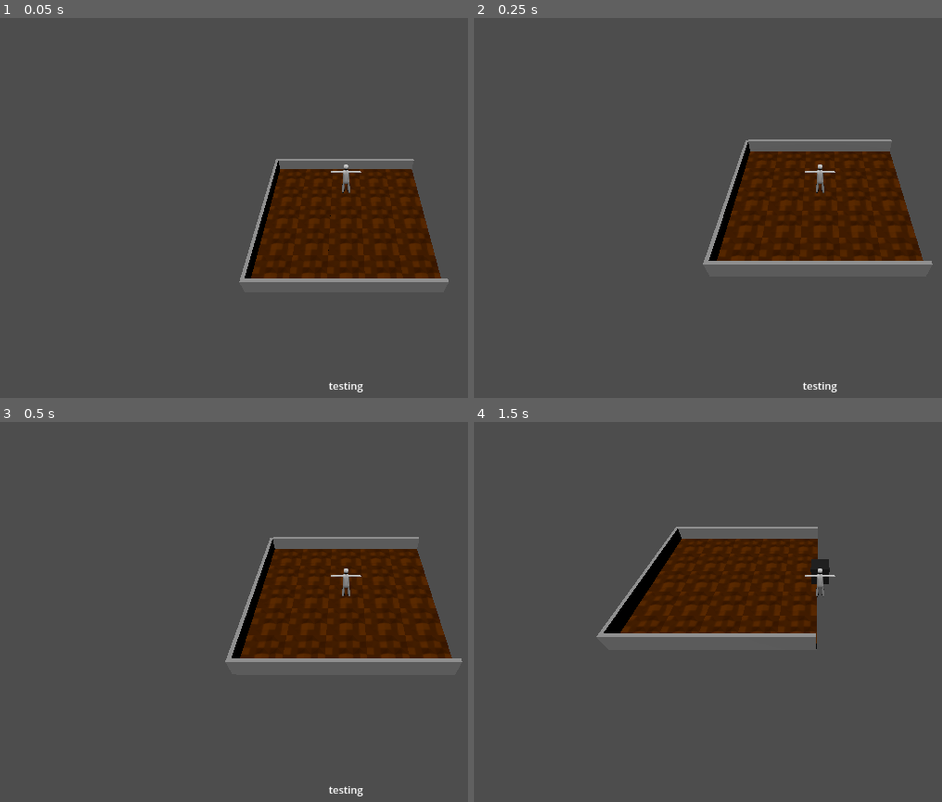
Above: before the commit, frames 1-4 (two rows, left to right).
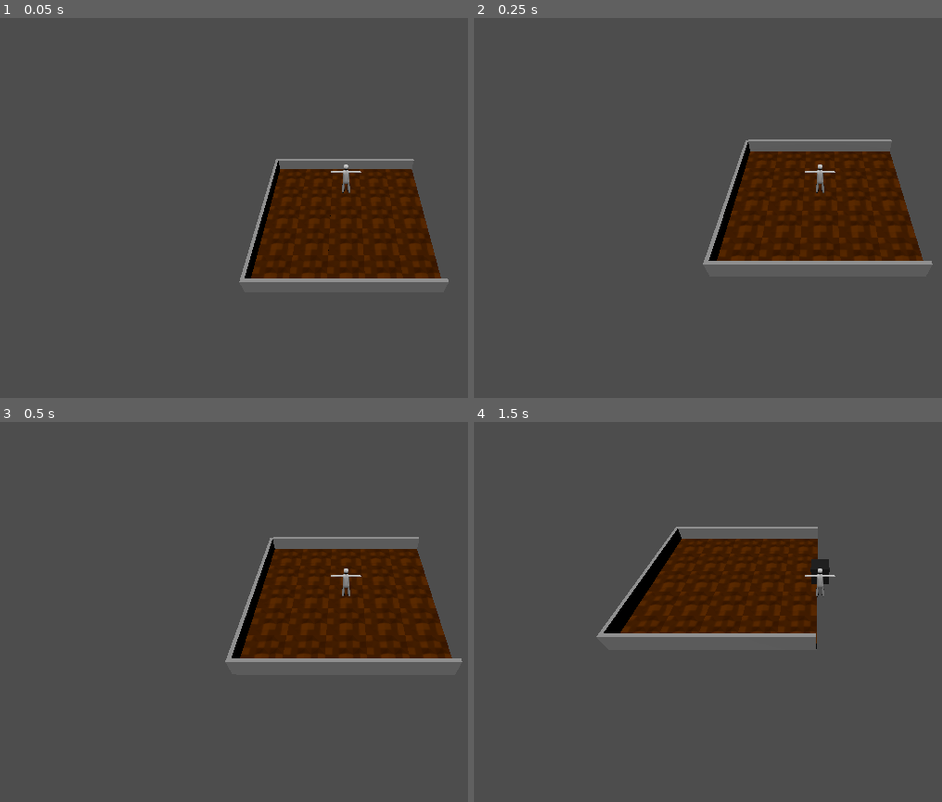
Above: after the commit, the same moments.

Repository: mswieboda/plots-llc
Game: Godot game, scene res://scenes/main.tscn
The game is run twice, just before and just after one commit, with the same random seed, the same clock (stepped at 60 frames per second) and the same inputs.
Inputs:
- Up to frame 1 (0.05 s): no input
- Up to frame 2 (0.25 s): no input
- Up to frame 3 (0.5 s): no input
- Up to frame 4 (1.5 s): hold D (right) 0.53-1.28 s; hold E (action) 0.53-1.28 s; hold S (down) from 1.28 s (still down); tap M (test_module) at 1.35 s

The runs differ from the first frame. In frame 1, less than 0.1% of the frame differs, in the area x 70-78%, y 95-99%; in frame 2, less than 0.1%; in frame 3, less than 0.1%; in frame 4, nothing differs.

Commit message:
room to rooms, removed testing label text

Diff:
--- a/objs/player.tscn
+++ b/objs/player.tscn
@@ -32,7 +32,6 @@
 
 [node name="action_label" type="Label" parent="gui/margin"]
 layout_mode = 2
-text = "testing"
 horizontal_alignment = 1
 
 [node name="carry_module_spawn" type="Node3D" parent="."]
--- a/objs/room.tscn
+++ b/objs/rooms.tscn
@@ -14,7 +14,7 @@
 [sub_resource type="BoxShape3D" id="BoxShape3D_nliiu"]
 size = Vector3(10, 1, 0.2)
 
-[node name="room" type="StaticBody3D"]
+[node name="rooms" type="StaticBody3D"]
 
 [node name="collision_floor" type="CollisionShape3D" parent="."]
 shape = SubResource("BoxShape3D_uu57r")
--- a/scenes/main.tscn
+++ b/scenes/main.tscn
@@ -2,7 +2,7 @@
 
 [ext_resource type="AudioStream" uid="uid://mqefo4s4jeoi" path="res://assets/music/chill.mp3" id="1_21fd3"]
 [ext_resource type="PackedScene" uid="uid://c2kwkhbhphv37" path="res://objs/player.tscn" id="2_q32cp"]
-[ext_resource type="PackedScene" uid="uid://bqa20lrsf8uht" path="res://objs/room.tscn" id="3_16k1e"]
+[ext_resource type="PackedScene" uid="uid://bqa20lrsf8uht" path="res://objs/rooms.tscn" id="3_16k1e"]
 
 [node name="main" type="Node3D"]
 
@@ -17,4 +17,4 @@
 [node name="player" parent="." instance=ExtResource("2_q32cp")]
 transform = Transform3D(1, 0, 0, 0, 1, 0, 0, 0, 1, 0, 2.17679, 0)
 
-[node name="room" parent="." instance=ExtResource("3_16k1e")]
+[node name="rooms" parent="." instance=ExtResource("3_16k1e")]
